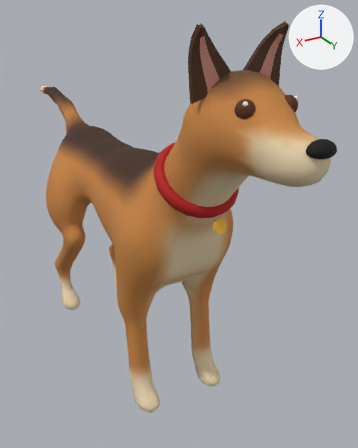
An edit to the glTF model models/dog/out/Dog.roblox.glb, drawn before and after from the same camera.
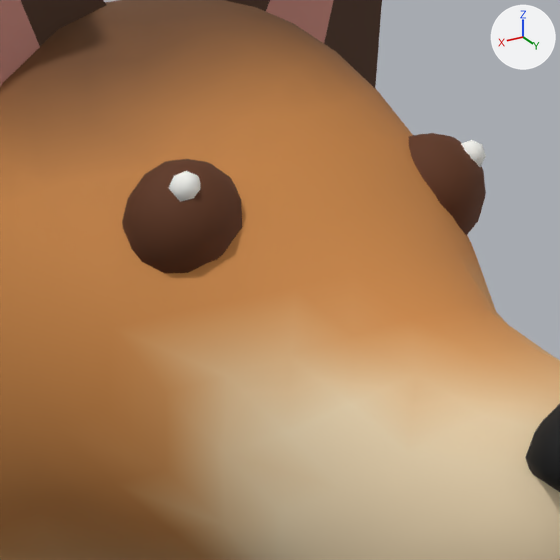
Old and new are each drawn whole from a 50 mm lens placed at (2.19, 4.72, 3.85), pointed at (-0.45, 0.32, 1.65) and again close up on the part from 59% to 87% of the width and 16% to 38% of the height. Arrows for +X, +Y and +Z are at upper right; the lights stay in place. The older version's two pictures come first. Vertices at exactly the same position are counted once.

The first close-up shows 'Dog'.
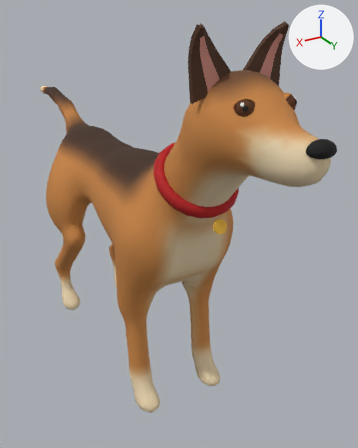
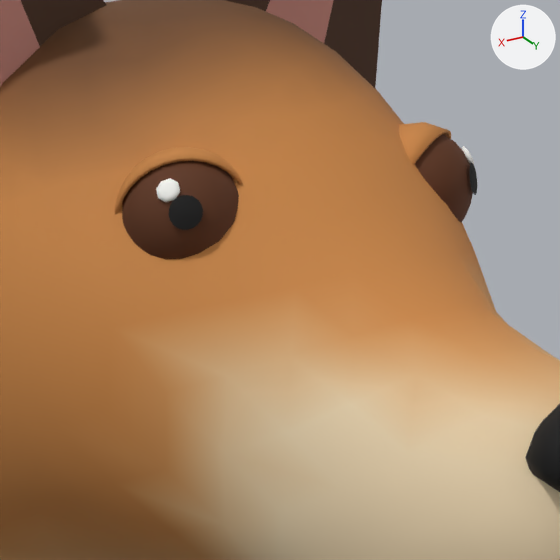
Edits to the bpy script that builds the scene:
```text
Change me_dog:
    used by ob_dog; location = (0.0, 0.0, 0.0)
    remove me_dog.from_pydata(...)  # 3956 vertices, 7876 faces; spans x -0.62..0.62, y -2.92..2.78, z 0.01..3.79
    add me_dog.from_pydata(...)  # 5538 vertices, 10980 faces; spans x -0.62..0.62, y -2.92..2.78, z 0.01..3.79
    me_dog part 1: 27 vertices moved from x -0.23..0.24, y 2.16..2.25, z 3.21..3.33 to x -0.23..0.24, y 2.16..2.25, z 3.21..3.34; 159 vertices removed from x -0.25..0.25, y 2.13..2.27, z 3.2..3.33; 1741 vertices added at x -0.24..0.24, y 2.1..2.25, z 3.2..3.35
```

Pixel boxes (x1, y1, x2, y2) of what changed, in the close-ups (560 x 560 px):
part 1 of me_dog, cut back: before (122, 133, 486, 273); after (115, 122, 477, 259)
